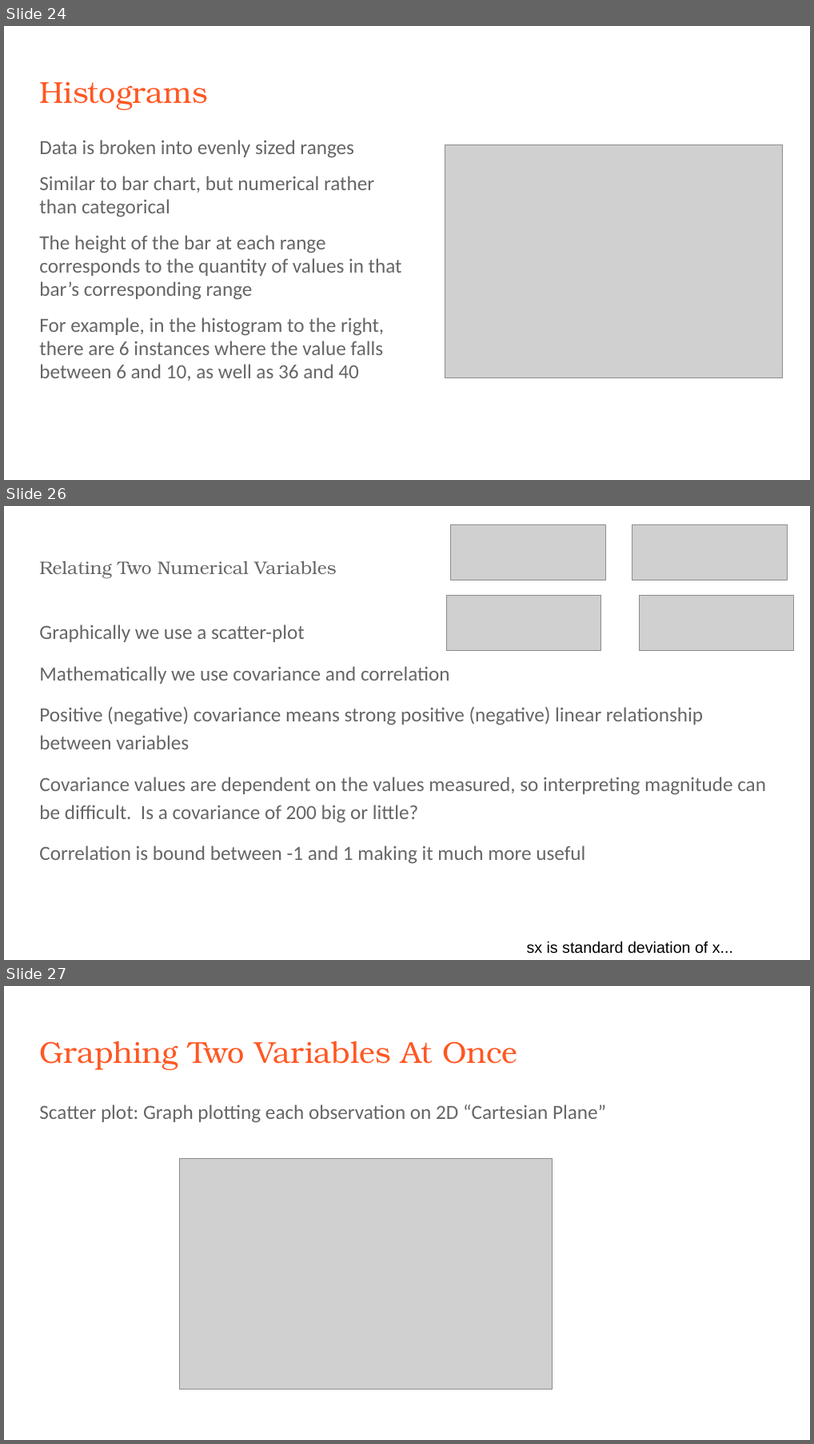
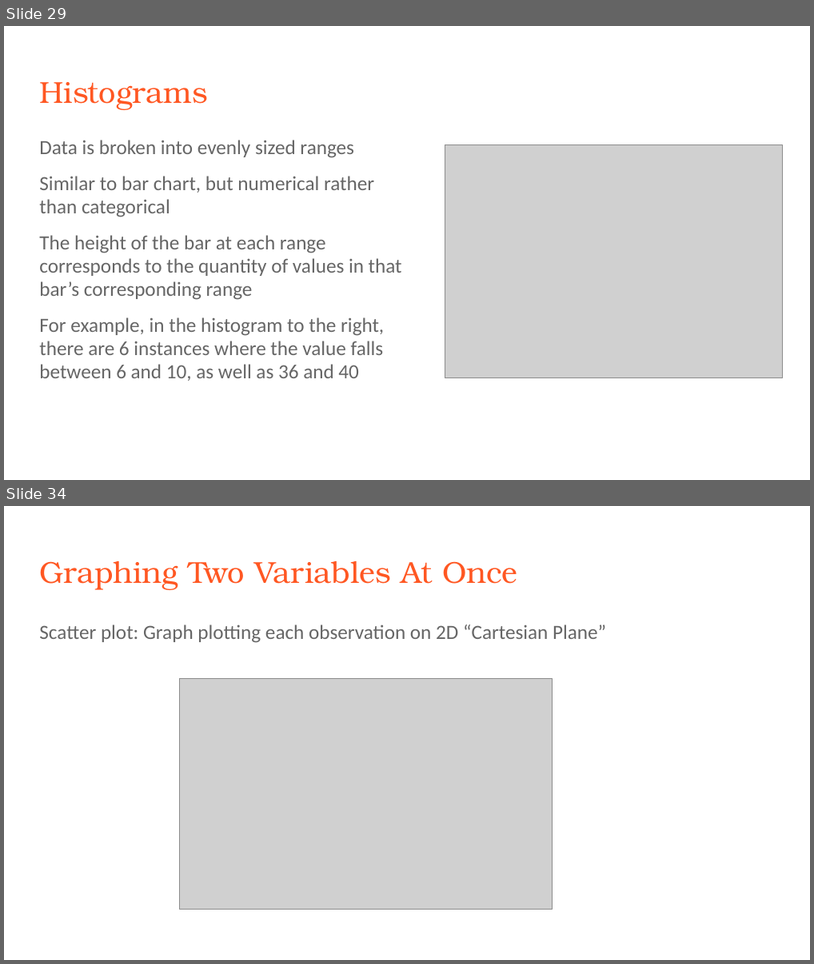
Before and after one commit to rjwrobel86/Python4Statistics, a slide deck: Stuff For Class/Slides/Descriptive Statistics.pptx. Shown one above the other, each under a label of ours: slides 24, 26 and 27 before the commit, slides 29 and 34 after it; the slides between them are not shown. The pictures are 814x1444 and 814x964 pixels, drawn with LibreOffice and Linux fonts; fonts in the diff are those of the drawing; grey boxes stand for pictures. Boxes give left, top, right and bottom in pixels: in the first picture for what was removed or moved away, otherwise in the second. Text is boxed around its words. In the diff, an @@ line names an element or a change of style, - is before the commit and + after.

```diff
--- a/Stuff For Class/Slides/Descriptive Statistics.pptx
+++ b/Stuff For Class/Slides/Descriptive Statistics.pptx
@@ slide 26 removed at [4,506,810,960], background #FFFFFF @@
@@ picture removed at [450,525,606,581] @@
@@ picture removed at [633,525,788,581] @@
@@ title removed at [39,561,337,579] @@
-Relating Two Numerical Variables
@@ picture removed at [446,595,602,650] @@
@@ picture removed at [639,595,794,650] @@
@@ text removed at [39,624,766,864] @@
-Graphically we use a scatter-plot
-Mathematically we use covariance and correlation
-Positive (negative) covariance means strong positive (negative) linear relationship between variables
-Covariance values are dependent on the values measured, so interpreting magnitude can be difficult. Is a covariance of 200 big or little?
-Correlation is bound between -1 and 1 making it much more useful
@@ text removed at [527,940,734,953] @@
-sx is standard deviation of x...
@@ what was slide 24 is now slide 29 @@
@@ what was slide 27 is now slide 34 @@
```
Also in this commit, not shown: 13 slides changed, 10 slides added, 7 other slides removed, 27 other files.
